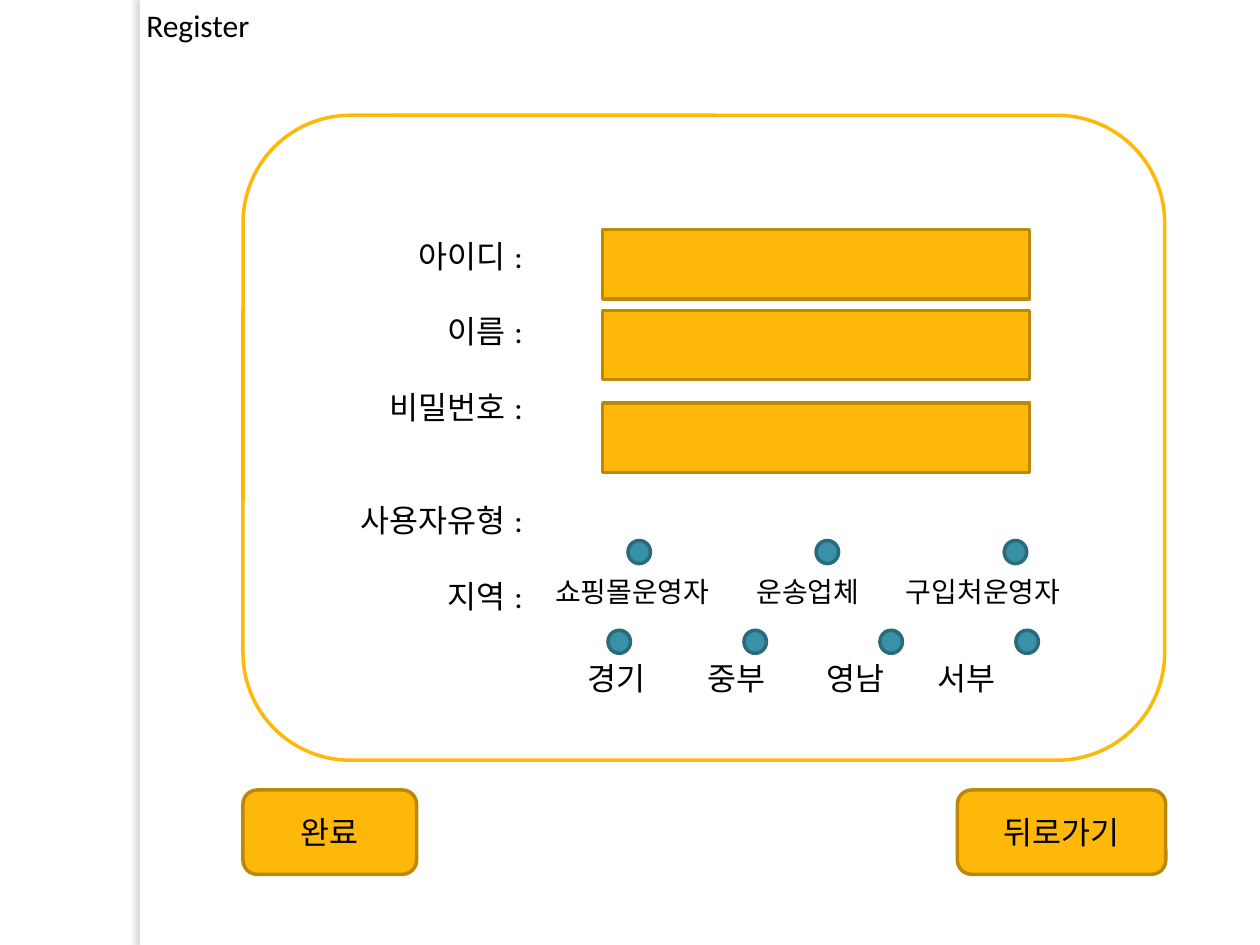
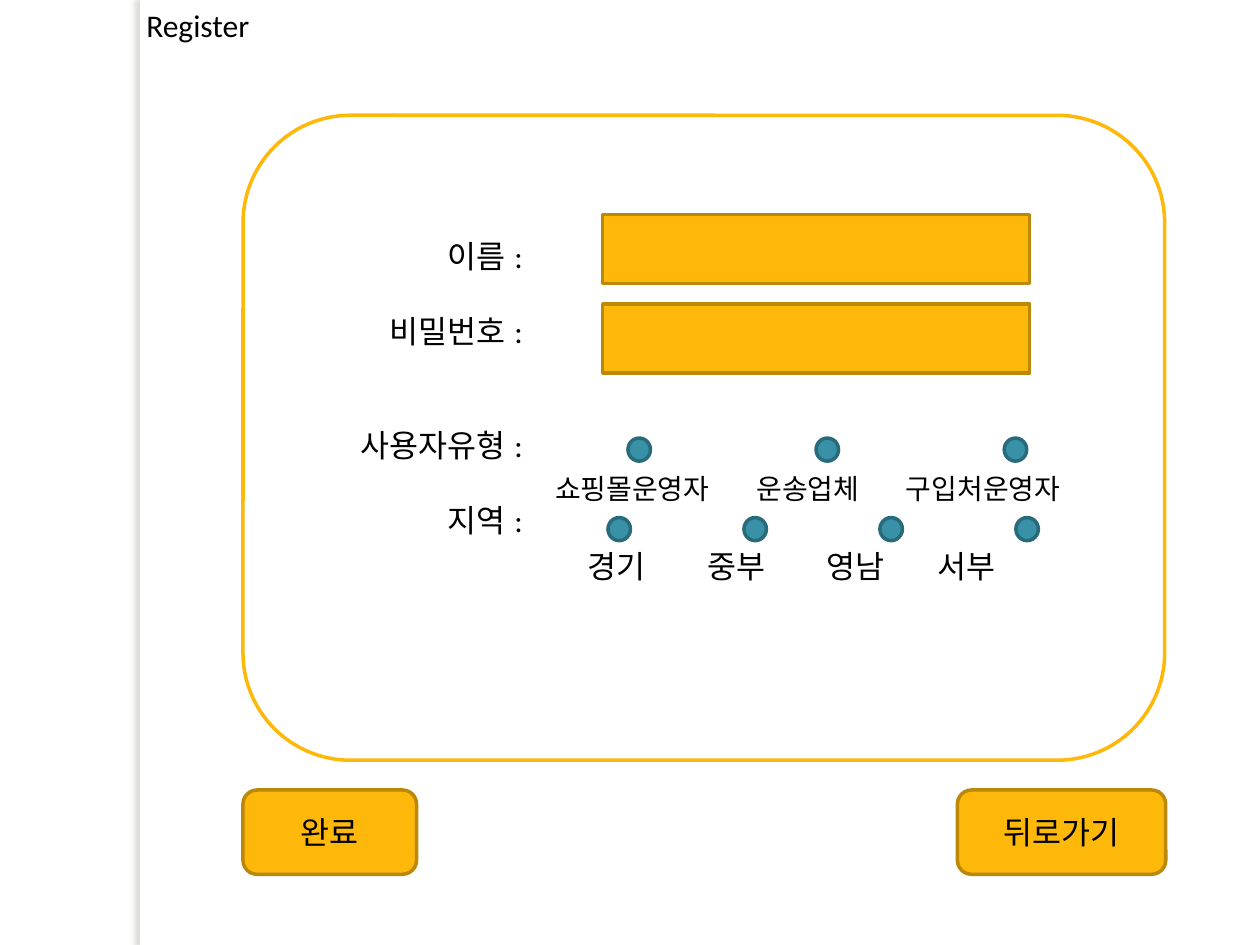
Before and after one commit to lx9203/fulfillmentBlue, a slide deck: slide 5 of 프레젠테이션1.pptx. Drawn at 1260x945 pixels with LibreOffice and Linux fonts; fonts in the diff are those of the drawing; background and template pictures are left out. Boxes give left, top, right and bottom in pixels: in the first picture for what was removed or moved away, otherwise in the second. Text is boxed around its words. In the diff, an @@ line names an element or a change of style, - is before the commit and + after.

```diff
--- a/프레젠테이션1.pptx
+++ b/프레젠테이션1.pptx
@@ rectangle moved from (x1=602, y1=229, x2=1029, y2=299) to (x1=602, y1=214, x2=1029, y2=284) @@
@@ text at (x1=419, y1=242, x2=506, y2=271): paragraph removed @@
-아이디 :
@@ rectangle moved from (x1=602, y1=310, x2=1029, y2=379) to (x1=602, y1=304, x2=1029, y2=373) @@
@@ rectangle removed at (x1=602, y1=403, x2=1029, y2=472) @@
@@ 3 ellipses, 1 text moved together from (x1=555, y1=541, x2=1060, y2=605) to (x1=555, y1=438, x2=1060, y2=502) @@
@@ 4 ellipses moved together from (x1=609, y1=630, x2=1038, y2=653) to (x1=609, y1=518, x2=1038, y2=541) @@
@@ text "경기 중부 영남 서부" moved from (x1=588, y1=664, x2=996, y2=693) to (x1=588, y1=552, x2=996, y2=581) @@
```
Also in this commit, not shown: 17 other files.
